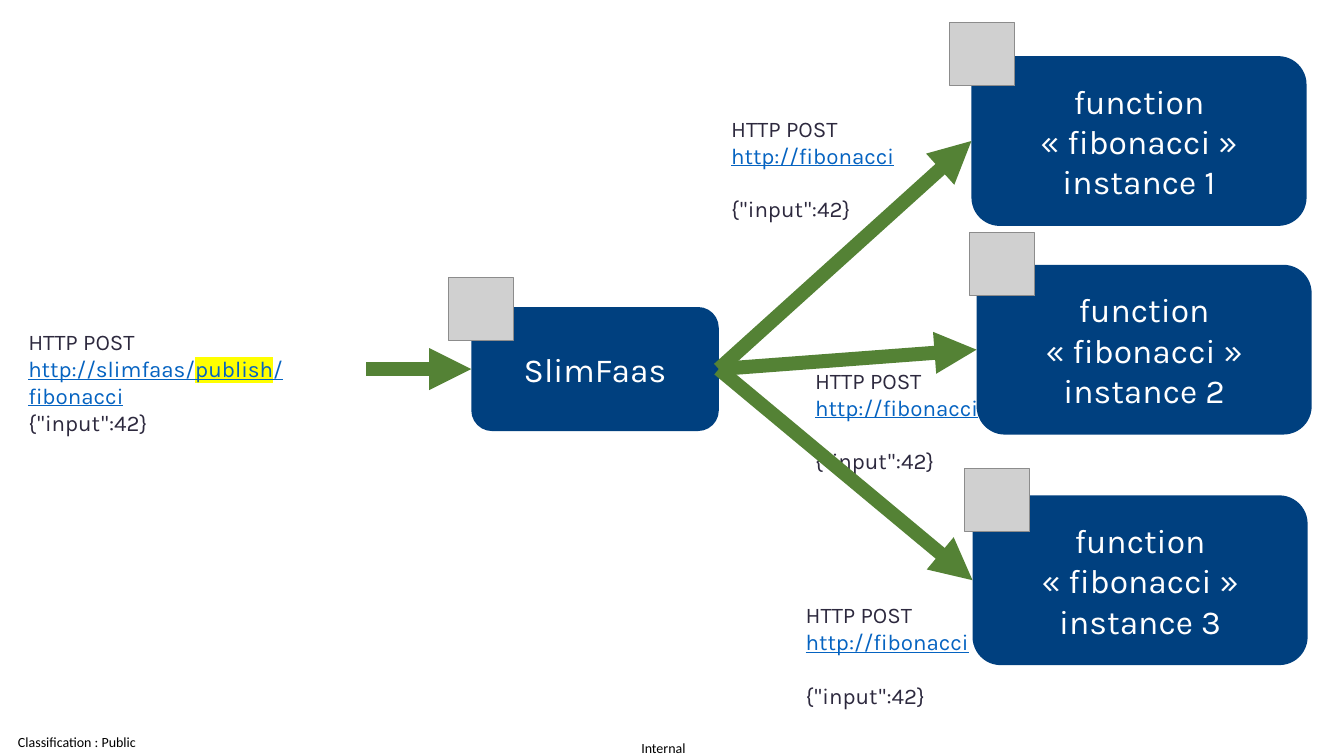
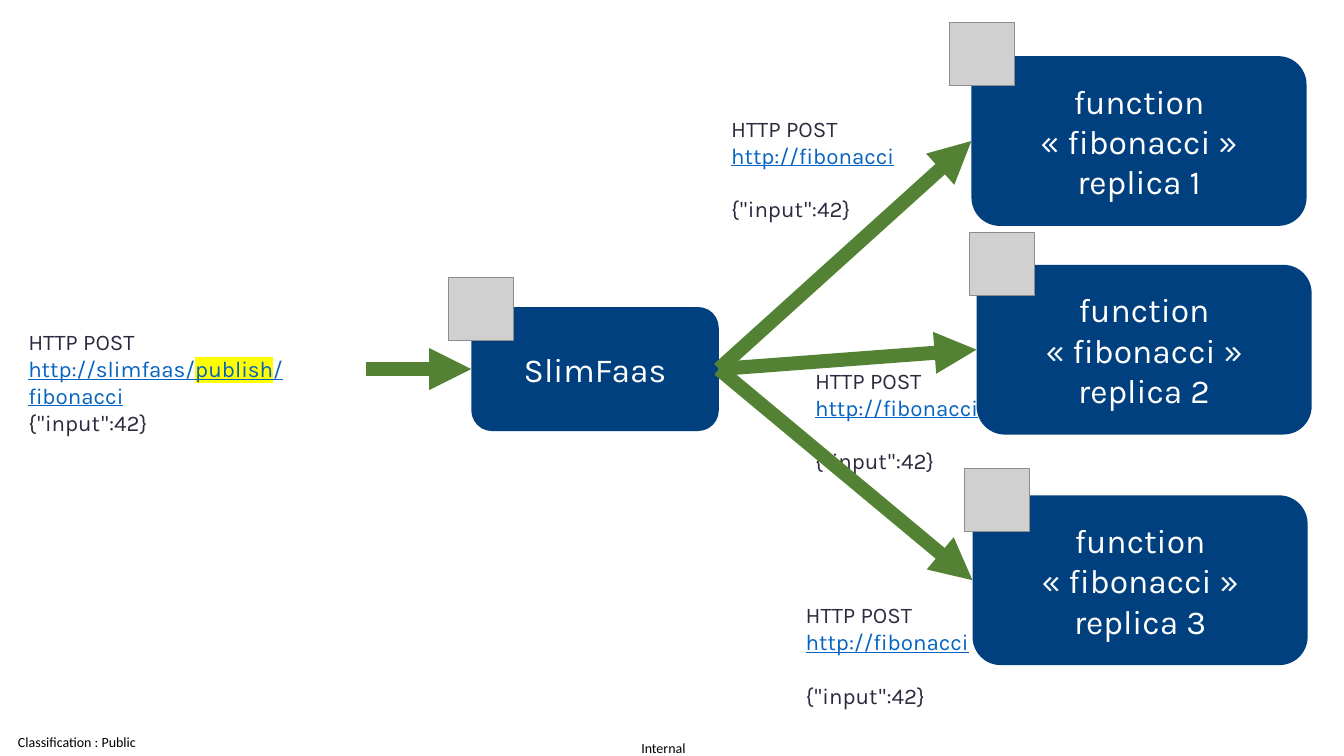
Before and after one commit to AxaFrance/SlimFaas, a slide deck: slide 3 of documentation/slimfaas.pptx. Drawn at 1344x756 pixels with LibreOffice and Linux fonts; fonts in the diff are those of the drawing; grey boxes stand for pictures. Boxes give left, top, right and bottom in pixels: in the first picture for what was removed or moved away, otherwise in the second. Text is boxed around its words. In the diff, an @@ line names an element or a change of style, - is before the commit and + after.

```diff
--- a/documentation/slimfaas.pptx
+++ b/documentation/slimfaas.pptx
@@ text in rounded rectangle at box(1067, 91, 1210, 202): text changed @@
-function « fibonacci » instance 1
+function « fibonacci » replica 1
@@ text in rounded rectangle at box(1072, 299, 1215, 411): text changed @@
-function « fibonacci » instance 2
+function « fibonacci » replica 2
@@ text in rounded rectangle at box(1068, 530, 1211, 642): text changed @@
-function « fibonacci » instance 3
+function « fibonacci » replica 3
```
Also in this commit, not shown: 2 other files.
